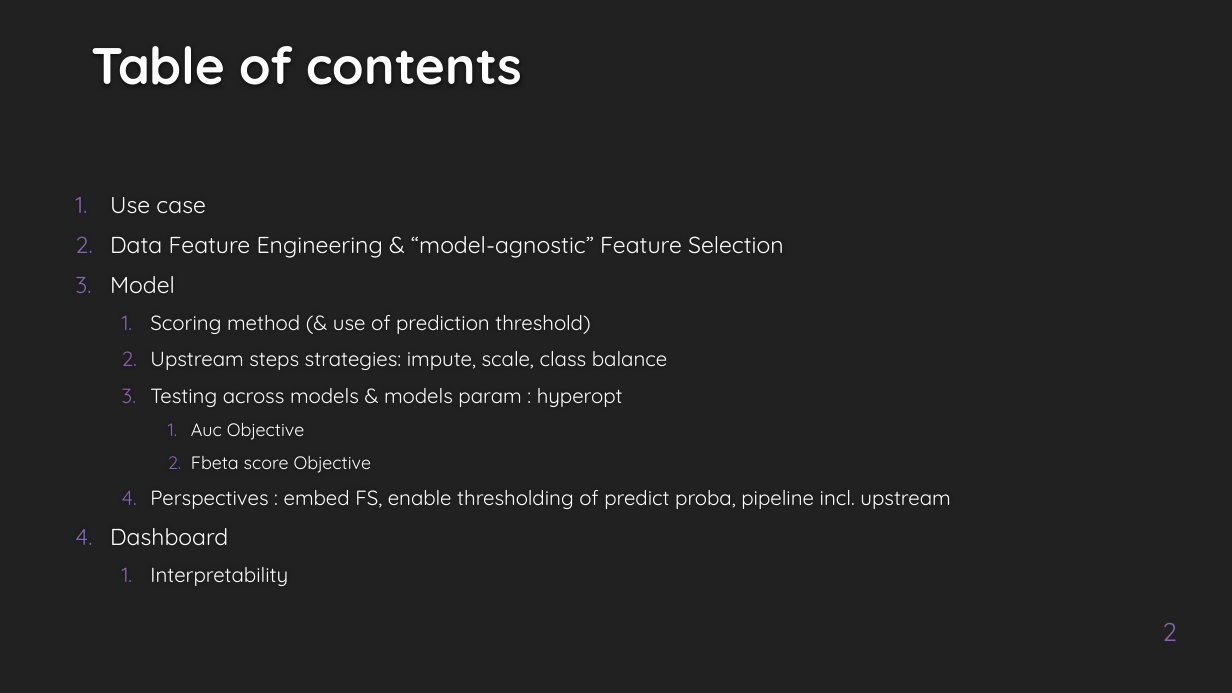
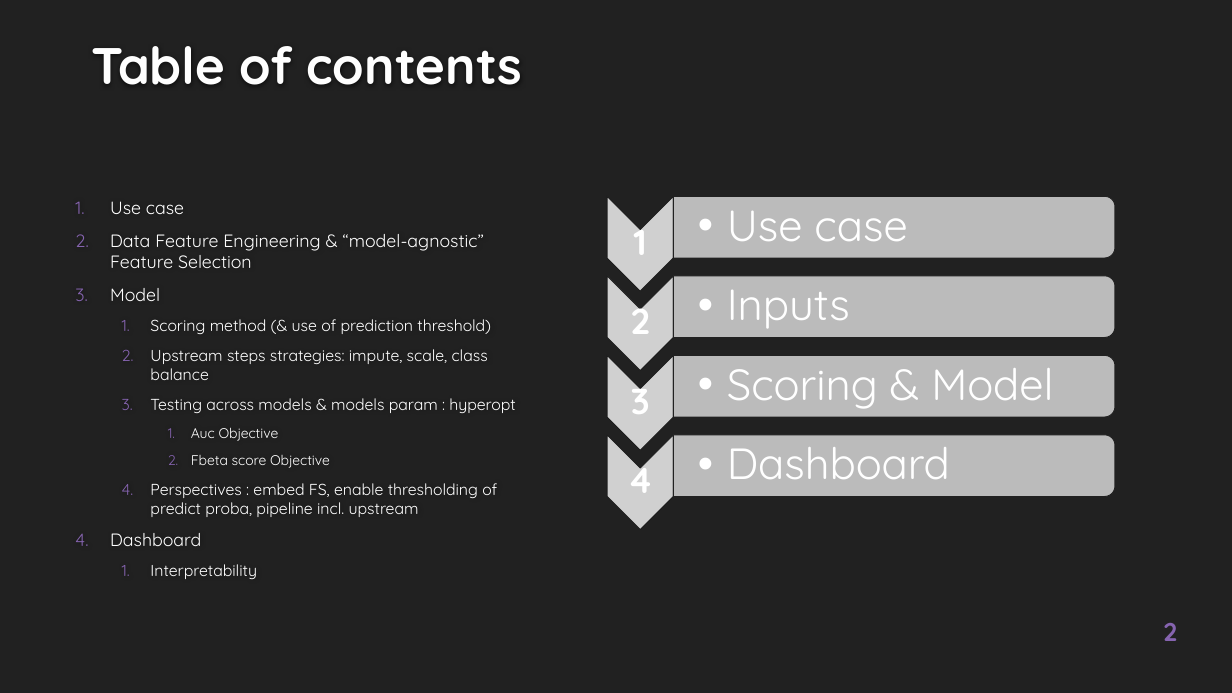
Before and after one commit to EtienneLardeur/P7_Scoring, a slide deck: slide 2 of P7_Support.pptx. Drawn at 1232x693 pixels with LibreOffice and Linux fonts; fonts in the diff are those of the drawing; grey boxes stand for pictures; background and template pictures are left out. Boxes give left, top, right and bottom in pixels: in the first picture for what was removed or moved away, otherwise in the second. Text is boxed around its words. In the diff, an @@ line names an element or a change of style, - is before the commit and + after.

Commit message:
almost done with model
still a few troubles with threshold, but any other step is fully explained and a fitted best model dumped!

```diff
--- a/P7_Support.pptx
+++ b/P7_Support.pptx
@@ text "Use case" at [110,201,515,579]: size 18 to 13.9 pt in "Use case", "Data Feature Engineering & “model-agnostic” Feature Selectio ...", "Model", "Dashboard"; size 16 to 12.4 pt in "Scoring method (& use of prediction threshold)", "Upstream steps strategies: impute, scale, class balance", "Testing across models & models param : ...", "Perspectives : embed FS, enable thresholding of ..." and 1 more places; size 14 to 10.8 pt in "Auc Objective", "Fbeta score Objective" @@
@@ group added at [608,196,1115,530]: 8 texts, 4 pictures, 4 round same rects @@
+1
+  • Use case
+2
+  • Inputs
+3
+  • Scoring & Model
+4
+  • Dashboard
@@ page number at [1163,623,1177,641]: bold on @@
```
Also in this commit, not shown: 7 other slides changed, 5 slides added, 2 slides removed, 1 other file.
